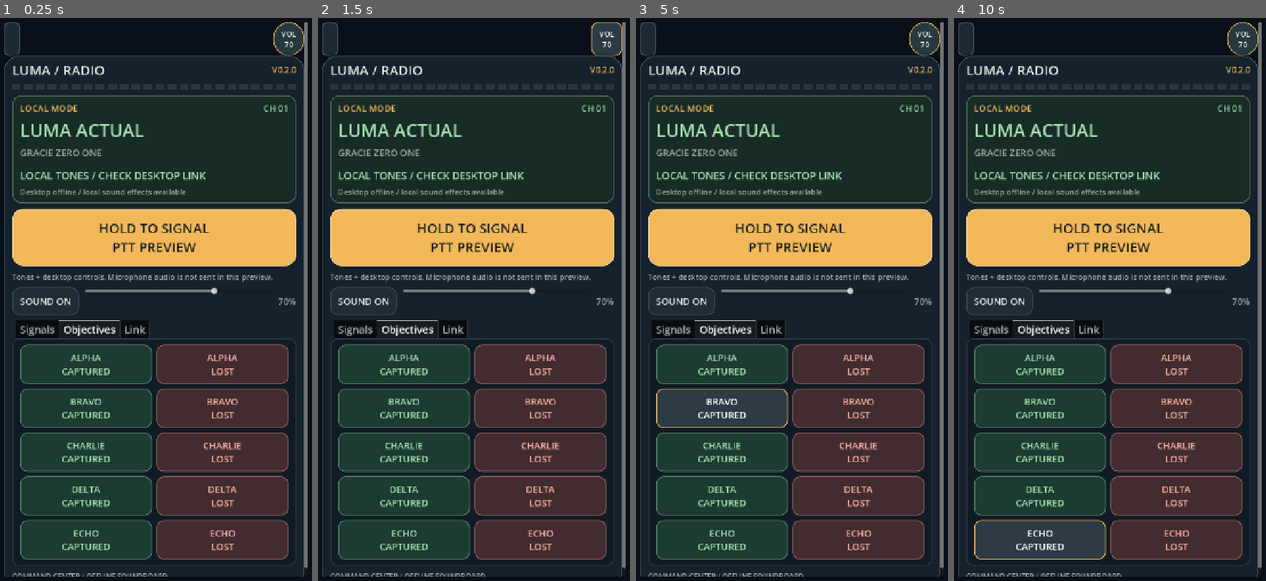
Above: before the commit, frames 1-4 (left to right).
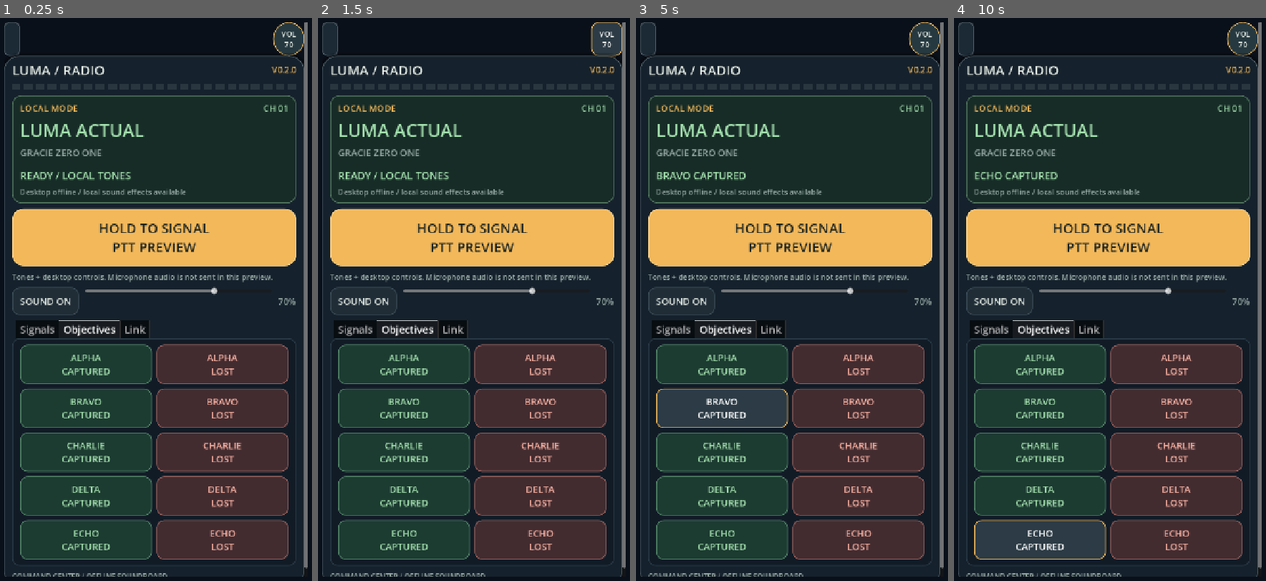
Above: after the commit, the same moments.

Repository: Tricky-Nerdy/LumaRadio
Game: Godot game, scene res://scenes/main.tscn
Same seed, same stepped clock (60 frames per second), same inputs: the game is played once before the commit and once after it.
Inputs (mouse positions are in pixels of both pictures, inside the frame that each line leads up to):
- Up to frame 1 (0.25 s): no input
- Up to frame 2 (1.5 s): click "VOL 70" at 0.5 s; click "VOL OFF" at 1.25 s
- Up to frame 3 (5 s): click "HOLD TO SIGNAL PTT PREVIEW" at 2 s; click "ALPHA CAPTURED" at 2.75 s; click "ALPHA LOST" at 3.5 s; click "BRAVO CAPTURED" at 4.25 s
- Up to frame 4 (10 s): move the mouse to (1181, 271) at 5.02 s; hold D 5.03-5.75 s; click (1181, 271) at 5.17 s; click "BRAVO LOST" at 5.75 s; click "CHARLIE CAPTURED" at 6.5 s; click "CHARLIE LOST" at 7.25 s; click "DELTA CAPTURED" at 8 s; click "DELTA LOST" at 8.75 s; click "ECHO CAPTURED" at 9.5 s

The runs differ from the first frame. In frame 1, 0.5% of the frame differs, in the area x 7-67%, y 27-29%; in frame 2, 0.5%; in frame 3, 0.5%; in frame 4, 0.5%.

Commit message:
Keep previews independent of local projects and remove build-only resources

Diff:
--- a/project.godot
+++ b/project.godot
@@ -3,6 +3,7 @@
 config/name="LumaRadio"
 config/name.solar_station="Luma Forge Solar Preview"
 config/version="0.2.0"
+config/version.solar_station="0.3.0-preview"
 config/icon="res://assets/radio-icon.svg"
 run/main_scene="res://scenes/main.tscn"
 config/features=PackedStringArray("4.7", "Mobile")
--- a/scripts/main.gd
+++ b/scripts/main.gd
@@ -10,7 +10,8 @@
 
 var player: AudioStreamPlayer
 var socket := WebSocketPeer.new()
-var radio_url := "ws://192.168.0.102:8765"
+var radio_url := "ws://127.0.0.1:8765"
+var radio_link_enabled := false
 var reconnect_at := 0
 var status: Label
 var connection: Label
@@ -41,8 +42,6 @@
     player = AudioStreamPlayer.new()
     add_child(player)
     _apply_volume()
-    if OS.get_environment("LUMARADIO_TEST_OFFLINE") != "1":
-        _connect_radio()
     _event("session_start", {"platform": OS.get_name(), "version": VERSION})
 
 func _surface(fill: Color, edge: Color, radius: int = 16) -> StyleBoxFlat:
@@ -166,7 +165,7 @@
     status = _label(display, "READY / LOCAL TONES", 23, GREEN)
     status.name = "ActionStatus"
     status.autowrap_mode = TextServer.AUTOWRAP_WORD_SMART
-    link_detail = _label(display, "Desktop control link: connecting", 17, MUTED)
+    link_detail = _label(display, "Control link disconnected / connect under Link", 17, MUTED)
     link_detail.autowrap_mode = TextServer.AUTOWRAP_WORD_SMART
     ptt = Button.new()
     ptt.name = "PushToSignal"
@@ -240,6 +239,11 @@
     explanation.autowrap_mode = TextServer.AUTOWRAP_WORD_SMART
     _button(link, "SET DESKTOP LINK", _show_link_settings)
     _button(link, "RECONNECT", _connect_radio)
+    _button(link, "DISCONNECT", func() -> void:
+        _release_ptt()
+        radio_link_enabled = false
+        socket.close()
+    )
     tabs.current_tab = 1
     _label(body, "COMMAND CENTER / OFFLINE SOUNDBOARD", 16, MUTED)
 
@@ -378,6 +382,7 @@
             _release_ptt()
 
 func _connect_radio() -> void:
+    radio_link_enabled = true
     if is_instance_valid(ptt):
         _release_ptt()
     socket.close()
@@ -401,7 +406,7 @@
         link_detail.text = "Desktop controls connected / microphone off" if online else "Desktop offline / local sound effects available"
         if not online:
             _release_ptt()
-    if state == WebSocketPeer.STATE_CLOSED and Time.get_ticks_msec() >= reconnect_at:
+    if radio_link_enabled and state == WebSocketPeer.STATE_CLOSED and Time.get_ticks_msec() >= reconnect_at:
         _connect_radio()
     while socket.get_ready_state() == WebSocketPeer.STATE_OPEN and socket.get_available_packet_count() > 0:
         socket.get_packet()
--- a/scripts/solar_map.gd
+++ b/scripts/solar_map.gd
@@ -291,6 +291,7 @@
     panel.add_child(layout)
     var brand := _label(layout, "FORGE / SOLAR STATION", 32)
     brand.add_theme_color_override("font_color", LIME)
+    _label(layout, "0.3.0 PREVIEW", 18)
     state_label = _label(layout, "OFFLINE · TEXT / DATA ONLY", 18)
     tabs = TabContainer.new()
     tabs.size_flags_vertical = Control.SIZE_EXPAND_FILL
@@ -541,7 +542,7 @@
         return
     if not xr_active:
         if is_instance_valid(desktop_panel):
-            desktop_panel.size = Vector2(minf(410, get_viewport().get_visible_rect().size.x * 0.42), maxf(300, get_viewport().get_visible_rect().size.y - 24))
+            desktop_panel.size = Vector2(minf(410, get_viewport().get_visible_rect().size.x - 24), maxf(300, get_viewport().get_visible_rect().size.y - 24))
         var forward := Vector3(camera.global_basis.z.x, 0, camera.global_basis.z.z).normalized()
         var side := Vector3(camera.global_basis.x.x, 0, camera.global_basis.x.z).normalized()
         var move := Vector2(float(Input.is_physical_key_pressed(KEY_D)) - float(Input.is_physical_key_pressed(KEY_A)), float(Input.is_physical_key_pressed(KEY_S)) - float(Input.is_physical_key_pressed(KEY_W)))
--- a/tests/smoke_solar.gd
+++ b/tests/smoke_solar.gd
@@ -11,6 +11,8 @@
         printerr("FAIL: " + message)
 
 func run() -> void:
+    root.content_scale_size = Vector2i(1280, 820)
+    root.content_scale_mode = Window.CONTENT_SCALE_MODE_CANVAS_ITEMS
     root.size = Vector2i(1280, 820)
     var scene: PackedScene = load("res://scenes/solar_map.tscn")
     check(scene != null, "Solar scene loads")
@@ -21,6 +23,10 @@
     root.add_child(app)
     await process_frame
     await process_frame
+    if DisplayServer.get_name() != "headless":
+        DisplayServer.window_set_size(Vector2i(1280, 820))
+        root.size = Vector2i(1280, 820)
+        await process_frame
     check(app.planets.size() == 9, "Sun and eight worlds")
     check(app.selected == "Mars", "Initial selection")
     check(not app.bridge.paired, "No automatic network connection")
@@ -52,6 +58,7 @@
         app.tabs.current_tab = 0
         await process_frame
         await RenderingServer.frame_post_draw
+        check(root.get_texture().get_image().get_width() >= 1000, "Capture desktop viewport at a readable width")
         check(root.get_texture().get_image().save_png("res://build/ui/solar-map-desktop.png") == OK, "Capture map layout")
         app.tabs.current_tab = 1
         await process_frame
Not shown, changed: export_presets.cfg
Not shown, changed: tools/build-solar-preview.sh
